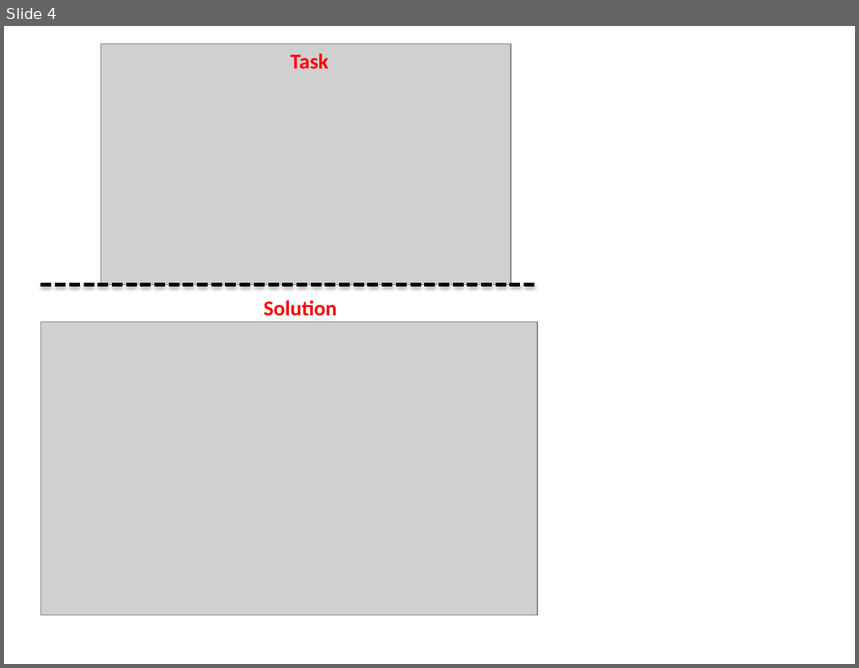
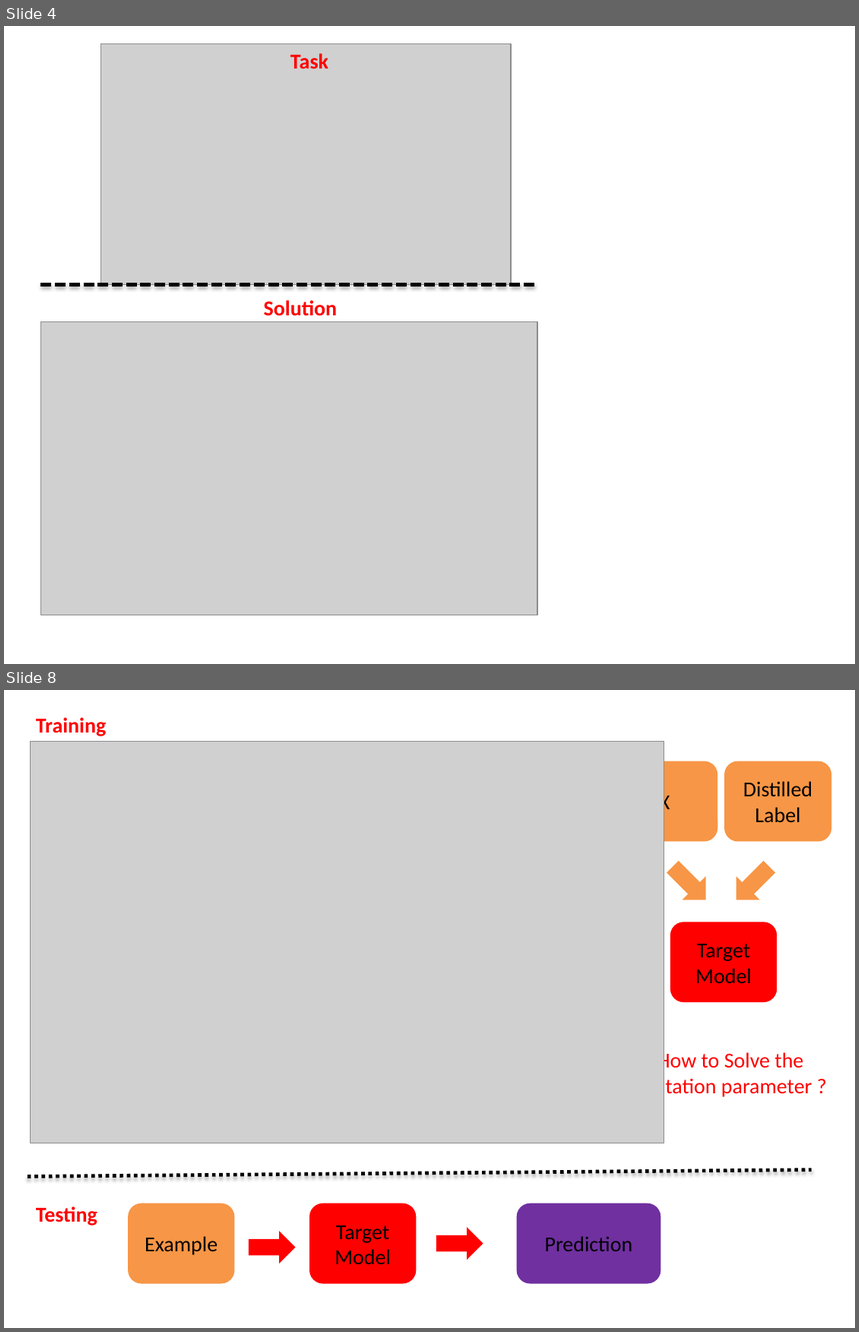
Before and after one commit to shuangao/thesis, a slide deck: aaai/figure/新建 Microsoft PowerPoint 演示文稿.pptx. Shown one above the other, each under a label of ours: slide 4 before the commit, slides 4 and 8 after it; the slides between them are not shown. The pictures are 859x668 and 859x1332 pixels, drawn with LibreOffice and Linux fonts; fonts in the diff are those of the drawing; grey boxes stand for pictures. Boxes give left, top, right and bottom in pixels: in the first picture for what was removed or moved away, otherwise in the second. Text is boxed around its words. In the diff, an @@ line names an element or a change of style, - is before the commit and + after.

```diff
--- a/aaai/figure/新建 Microsoft PowerPoint 演示文稿.pptx
+++ b/aaai/figure/新建 Microsoft PowerPoint 演示文稿.pptx
@@ slide 8 added at (x1=4, y1=690, x2=855, y2=1328), background #FFFFFF @@
@@ text added at (x1=36, y1=717, x2=107, y2=736), 18 pt, text #FF0000, bold @@
+Training
@@ picture added at (x1=31, y1=741, x2=664, y2=1143) @@
@@ rounded rectangle added at (x1=611, y1=761, x2=718, y2=841), fill #F79646, 18 pt, text #000000 @@
+X
@@ rounded rectangle added at (x1=724, y1=761, x2=832, y2=841), fill #F79646, 18 pt, text #000000 @@
+Distilled Label
@@ right arrow added at (x1=661, y1=856, x2=718, y2=912), fill #F79646 @@
@@ right arrow added at (x1=724, y1=856, x2=781, y2=912), fill #F79646 @@
@@ rounded rectangle added at (x1=671, y1=923, x2=777, y2=1002), fill #FF0000, 18 pt, text #000000 @@
+Target
+Model
@@ text added at (x1=639, y1=1050, x2=813, y2=1099), 18 pt, text #FF0000 @@
+How to Solve the
+imitation parameter ?
@@ line added from (28, 1177) to (812, 1170), #000000 3 pt dashed @@
@@ text added at (x1=36, y1=1207, x2=97, y2=1226), 18 pt, text #FF0000, bold @@
+Testing
@@ rounded rectangle added at (x1=129, y1=1203, x2=235, y2=1284), fill #F79646, 18 pt, text #000000 @@
+Example
@@ rounded rectangle added at (x1=310, y1=1203, x2=416, y2=1284), fill #FF0000, 18 pt, text #000000 @@
+Target
+Model
@@ rounded rectangle added at (x1=516, y1=1203, x2=661, y2=1284), fill #7030A0, 18 pt, text #000000 @@
+Prediction
@@ right arrow added at (x1=248, y1=1231, x2=295, y2=1264), fill #FF0000 @@
@@ right arrow added at (x1=436, y1=1227, x2=484, y2=1259), fill #FF0000 @@
```
Also in this commit, not shown: 4 other slides added, 46 other files.
